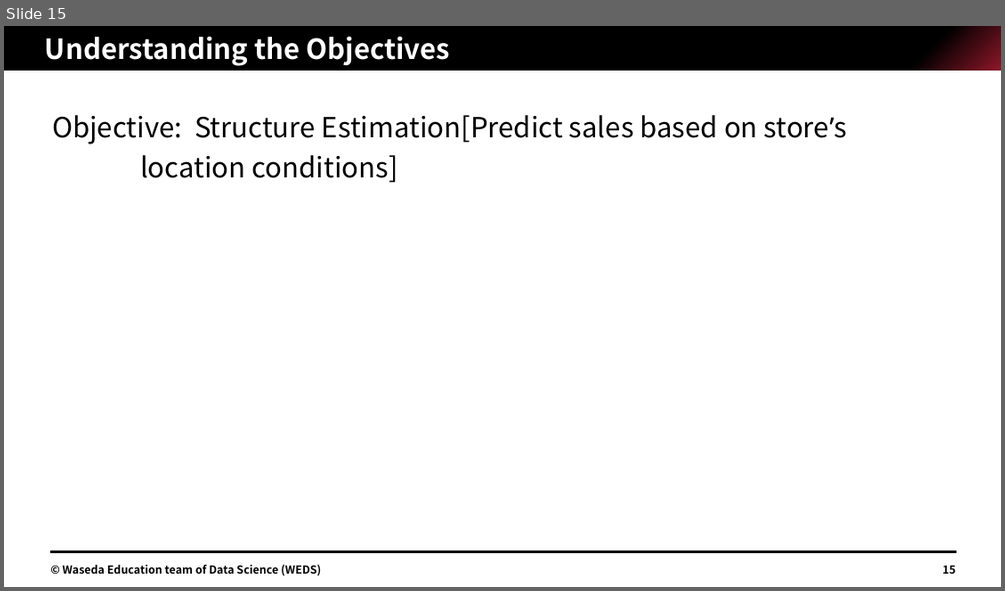
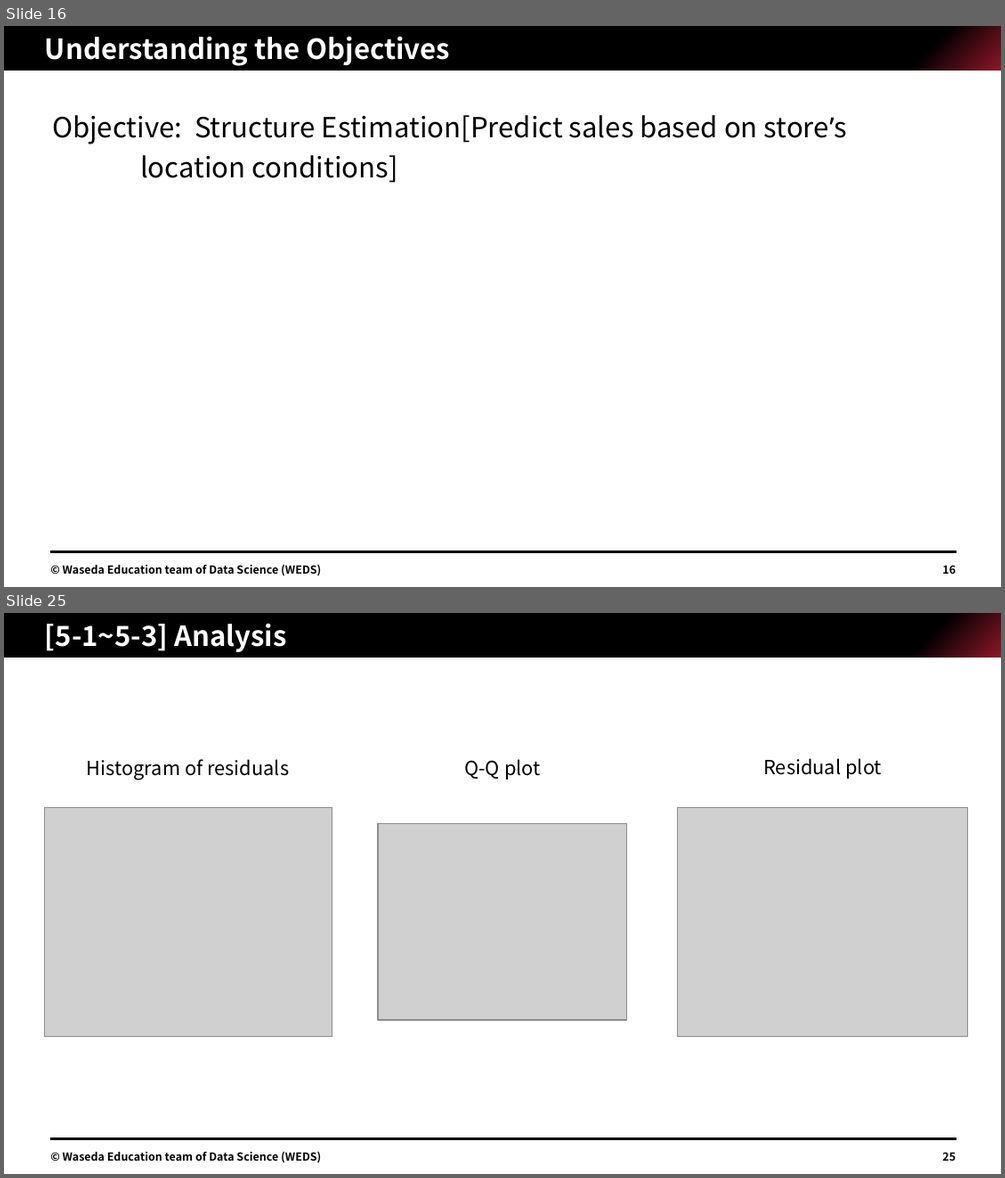
Before and after one commit to Jimin-Park0901/Data-Science, a slide deck: Store_Sale/assignment/1W22CF16.pptx. Shown one above the other, each under a label of ours: slide 15 before the commit, slides 16 and 25 after it; the slides between them are not shown. The pictures are 1005x591 and 1005x1178 pixels, drawn with LibreOffice and Linux fonts; fonts in the diff are those of the drawing; grey boxes stand for pictures. Boxes give left, top, right and bottom in pixels: in the first picture for what was removed or moved away, otherwise in the second. Text is boxed around its words. In the diff, an @@ line names an element or a change of style, - is before the commit and + after.

```diff
--- a/Store_Sale/assignment/1W22CF16.pptx
+++ b/Store_Sale/assignment/1W22CF16.pptx
@@ slide 25 added at <box>4,613,1001,1174</box>, background #FFFFFF; not listed: 2 template elements that a slide beside it also shows @@
@@ title added at <box>45,623,287,652</box>, 20 pt, text #FFFFFF, bold @@
+[5-1~5-3] Analysis
@@ text added at <box>87,759,289,780</box>, 14 pt, text #000000 @@
+Histogram of residuals
@@ text added at <box>464,759,541,779</box>, 14 pt, text #000000 @@
+Q-Q plot
@@ text added at <box>763,758,882,779</box>, 14 pt, text #000000 @@
+Residual plot
@@ picture added at <box>44,807,332,1036</box> @@
@@ picture added at <box>378,823,627,1020</box> @@
@@ picture added at <box>678,807,968,1036</box> @@
@@ text added at <box>63,1151,321,1163</box>, 8 pt, text #000000, bold @@
+© Waseda Education team of Data Science (WEDS)
@@ page number added at <box>942,1151,955,1160</box>, 8 pt, text #000000, bold @@
+25
@@ what was slide 15 is now slide 16 @@
```
Also in this commit, not shown: 17 slides changed, 22 other slides added, 1 slide removed, 4 other files.
